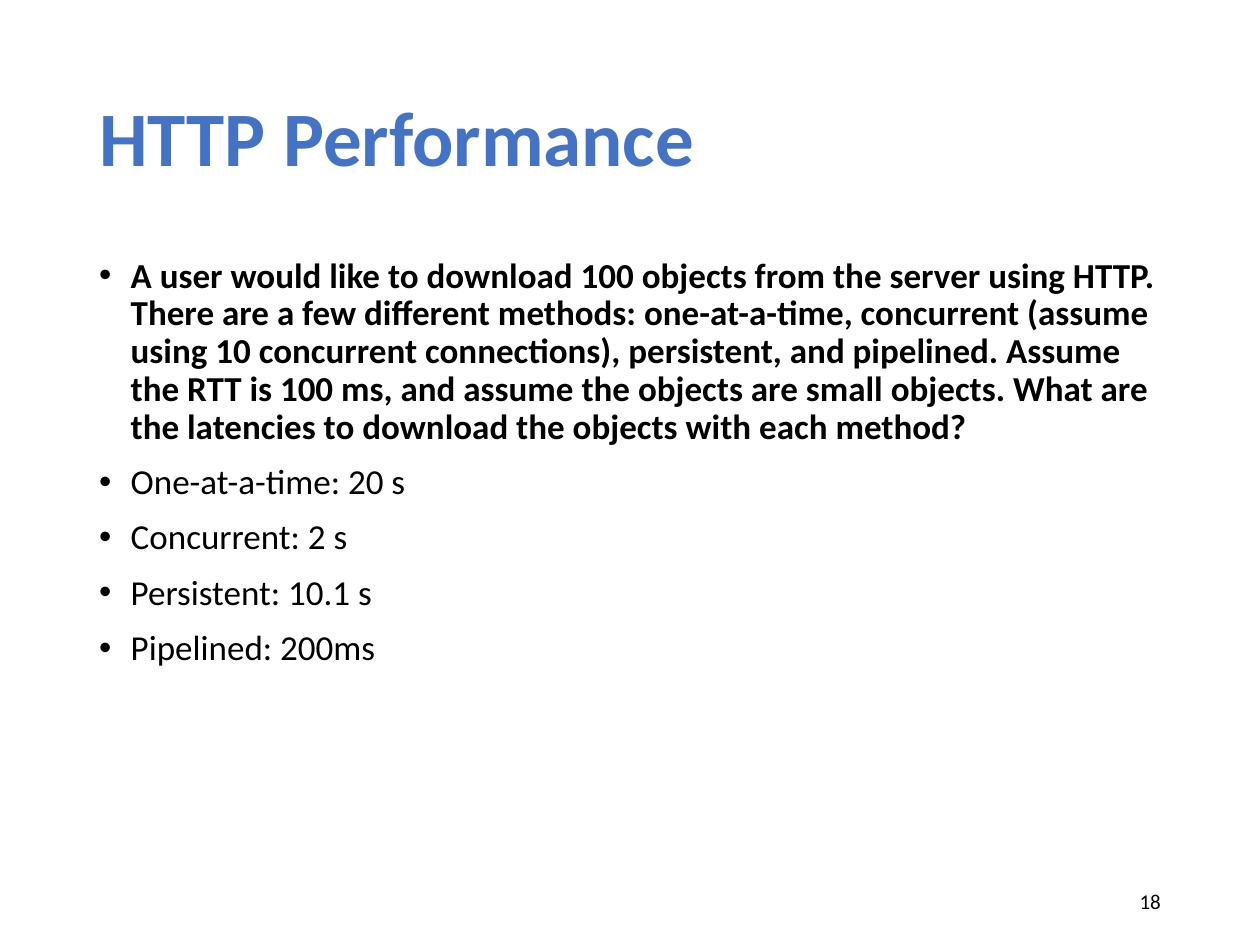
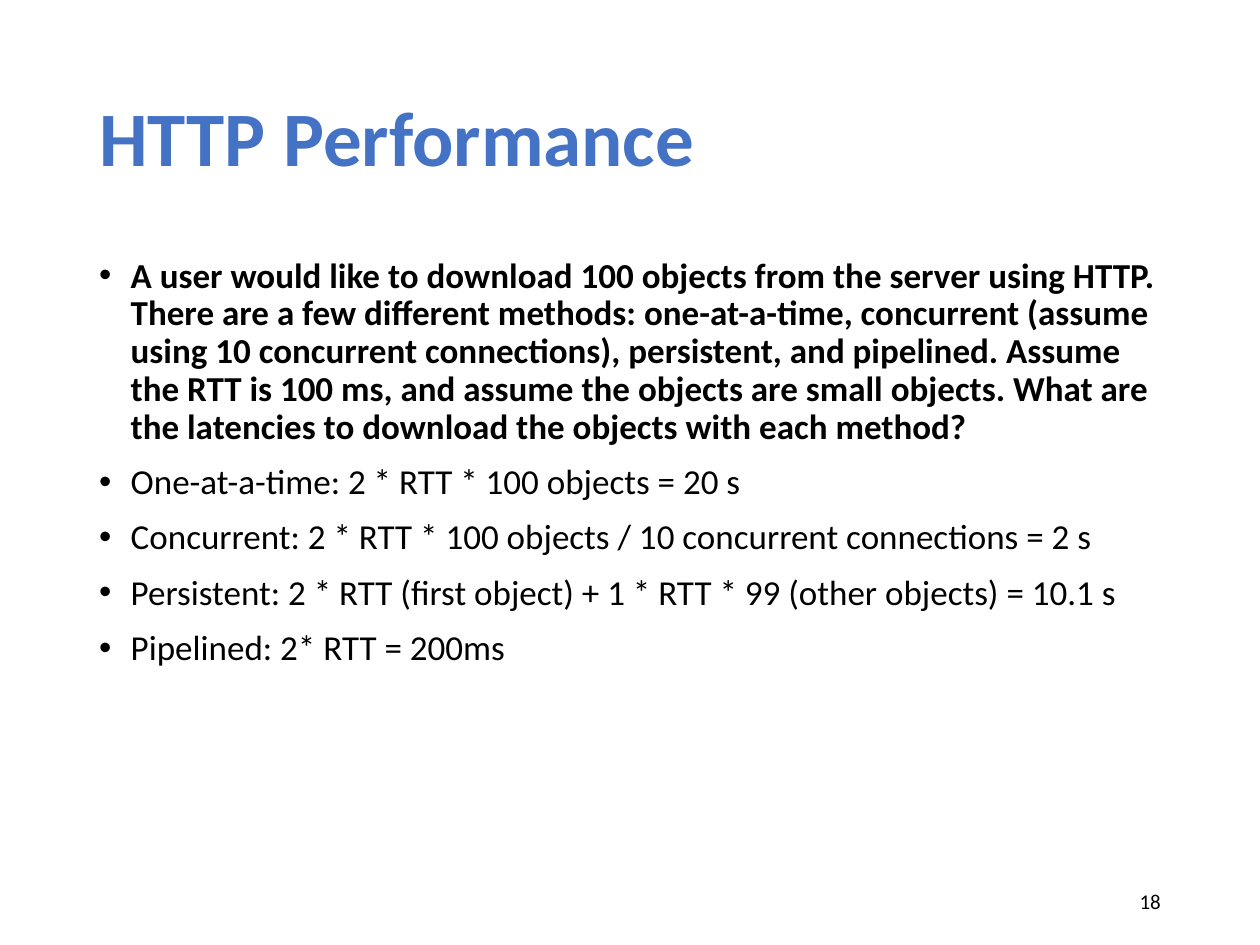
Before and after one commit to xinjin/course-net, a slide deck: slide 18 of slides/lab01.pptx. Drawn at 1260x945 pixels with LibreOffice and Linux fonts; fonts in the diff are those of the drawing. Boxes give left, top, right and bottom in pixels: in the first picture for what was removed or moved away, otherwise in the second. Text is boxed around its words. In the diff, an @@ line names an element or a change of style, - is before the commit and + after.

```diff
--- a/slides/lab01.pptx
+++ b/slides/lab01.pptx
@@ text at bbox=[131, 469, 1116, 666]: text changed @@
-• One-at-a-time: 20 s
-• Concurrent: 2 s
-• Persistent: 10.1 s
-• Pipelined: 200ms
+• One-at-a-time: 2 * RTT * 100 objects = 20 s
+• Concurrent: 2 * RTT * 100 objects / 10 concurrent connections = 2 s
+• Persistent: 2 * RTT (first object) + 1 * RTT * 99 (other objects) = 10.1 s
+• Pipelined: 2* RTT = 200ms
```
Also in this commit, not shown: 2 other slides changed, 1 other file.
